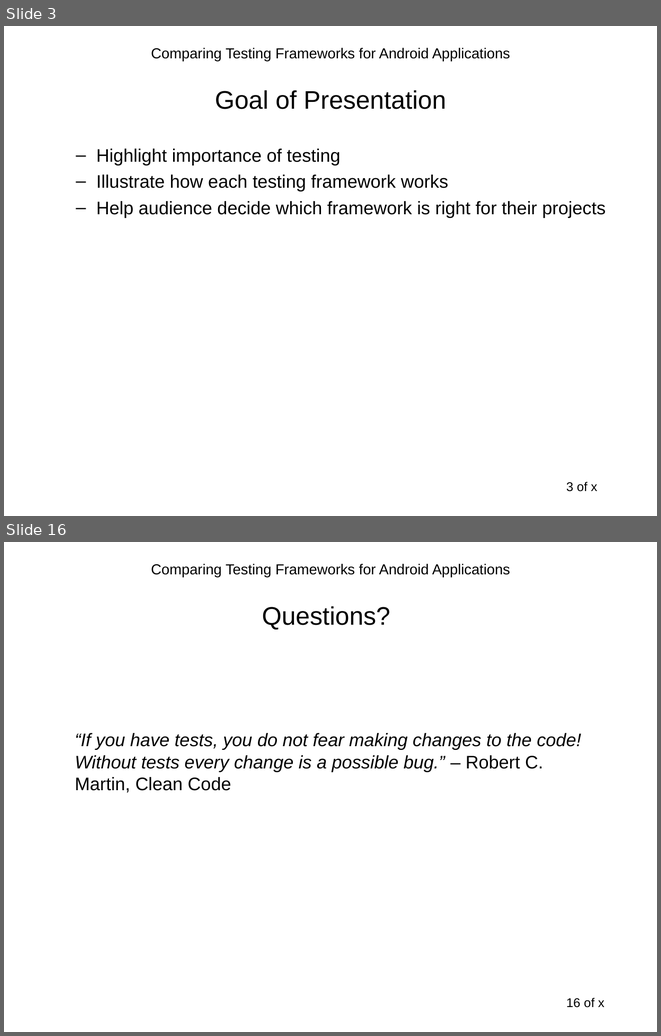
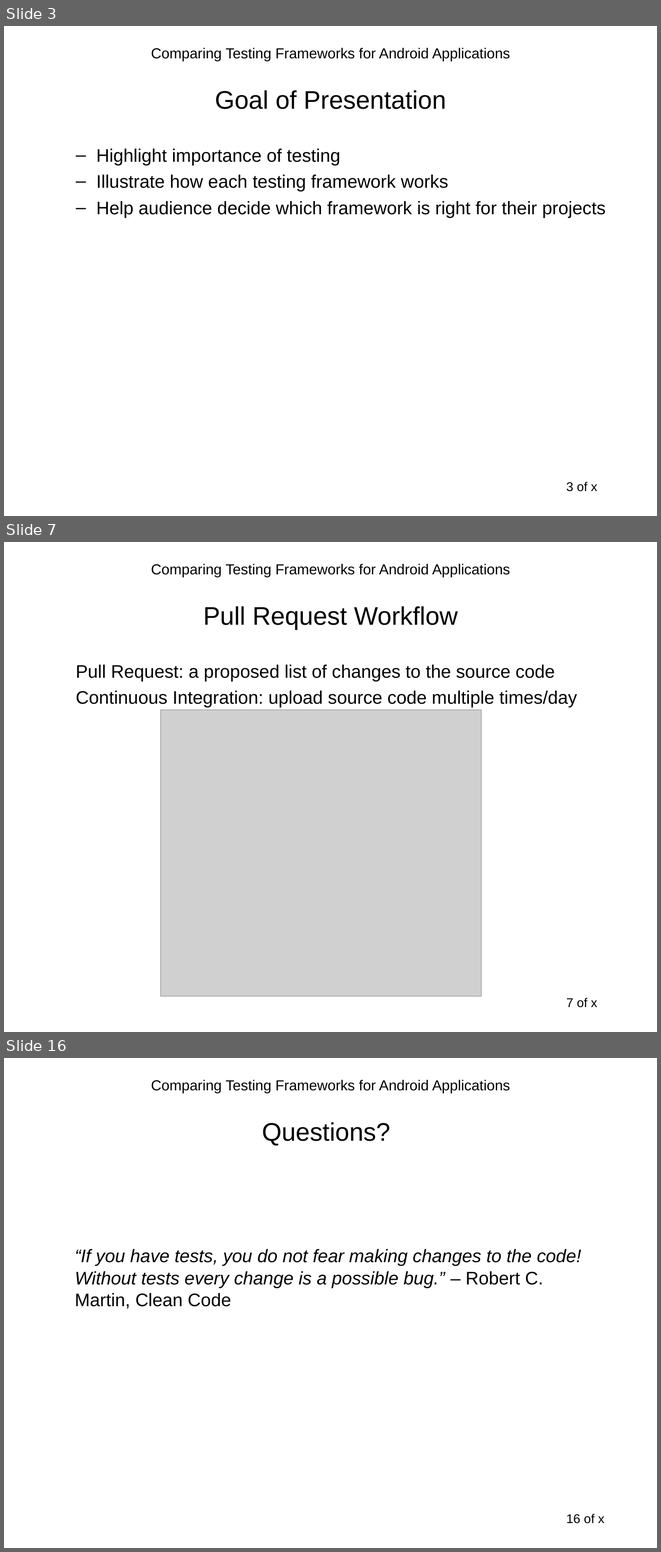
Before and after one commit to sahiljain/tpm, a slide deck: s44jain_tpm.ppt. Shown one above the other, each under a label of ours: slides 3 and 16 before the commit, slides 3, 7 and 16 after it; the slides between them are not shown. The pictures are 661x1036 and 661x1552 pixels, drawn with LibreOffice and Linux fonts; fonts in the diff are those of the drawing; grey boxes stand for pictures. Boxes give left, top, right and bottom in pixels: in the first picture for what was removed or moved away, otherwise in the second. Text is boxed around its words. In the diff, an @@ line names an element or a change of style, - is before the commit and + after.

```diff
--- a/s44jain_tpm.ppt
+++ b/s44jain_tpm.ppt
@@ slide 7 added at <box>4,542,657,1032</box>, background #FFFFFF; not listed: 2 template elements that a slide beside it also shows @@
@@ title added at <box>203,606,458,629</box>, 28 pt, text #000000 @@
+Pull Request Workflow
@@ text added at <box>76,664,577,707</box>, 20 pt, text #000000 @@
+  Pull Request: a proposed list of changes to the source code
+  Continuous Integration: upload source code multiple times/day
@@ picture added at <box>161,710,482,996</box> @@
```
Also in this commit, not shown: 7 slides changed, 3 other slides added, 4 slides removed.
